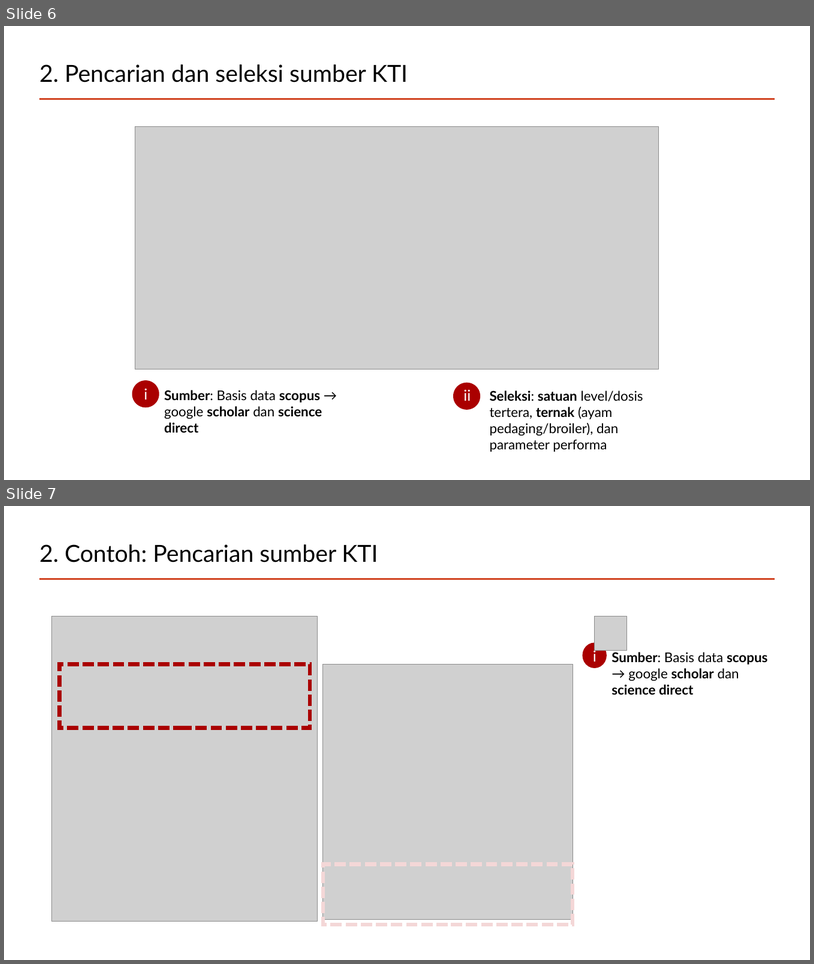
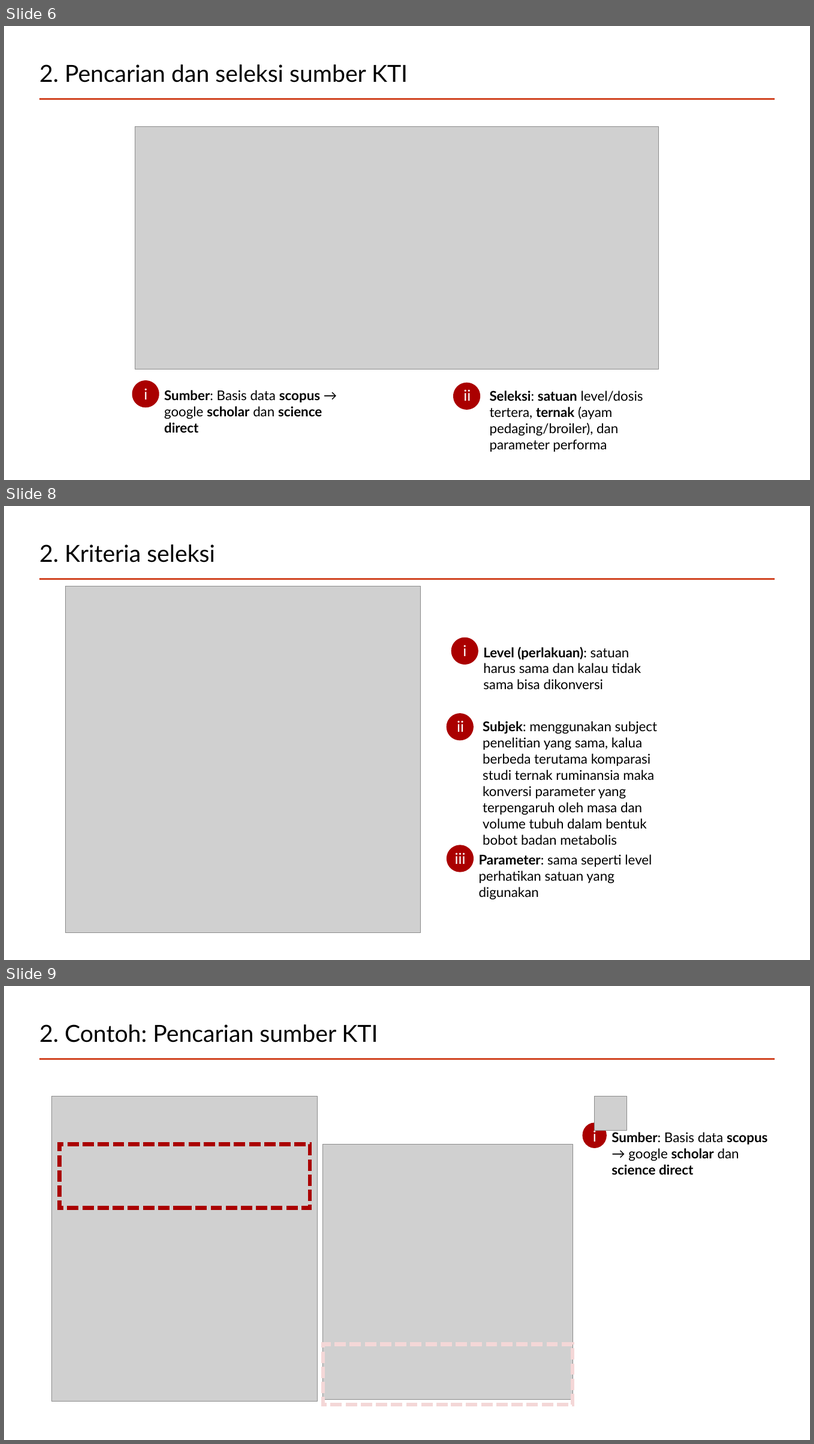
Before and after one commit to mohammad-miftakhus-sholikin/pelatihan-2020-metal, a slide deck: ch3_reference/2022__pendampingan/Presentation_2022__Sholikin_M1.pptx. Shown one above the other, each under a label of ours: slides 6 and 7 before the commit, slides 6, 8 and 9 after it; the slides between them are not shown. The pictures are 814x964 and 814x1444 pixels, drawn with LibreOffice and Linux fonts; fonts in the diff are those of the drawing; grey boxes stand for pictures. Boxes give left, top, right and bottom in pixels: in the first picture for what was removed or moved away, otherwise in the second. Text is boxed around its words. In the diff, an @@ line names an element or a change of style, - is before the commit and + after.

```diff
--- a/ch3_reference/2022__pendampingan/Presentation_2022__Sholikin_M1.pptx
+++ b/ch3_reference/2022__pendampingan/Presentation_2022__Sholikin_M1.pptx
@@ slide 8 added at box(4, 506, 810, 960), background #FFFFFF; not listed: 1 template element that a slide beside it also shows @@
@@ title added at box(39, 544, 215, 562), 28 pt, text #000000 @@
+2. Kriteria seleksi
@@ picture added at box(66, 586, 421, 933) @@
@@ ellipse added at box(452, 637, 479, 664), fill #AA0000 @@
@@ text added at box(463, 645, 467, 656), 18 pt, text #FFFFFF @@
+i
@@ text added at box(483, 646, 641, 689), 16 pt, text #000000 @@
+Level (perlakuan): satuan harus sama dan kalau tidak sama bisa dikonversi
@@ ellipse added at box(447, 713, 474, 740), fill #AA0000 @@
@@ text added at box(457, 720, 464, 732), 18 pt, text #FFFFFF @@
+ii
@@ text added at box(483, 721, 657, 844), 16 pt, text #000000 @@
+Subjek: menggunakan subject penelitian yang sama, kalua berbeda terutama komparasi studi ternak ruminansia maka konversi parameter yang terpengaruh oleh masa dan volume tubuh dalam bentuk bobot badan metabolis
@@ ellipse added at box(447, 845, 474, 872), fill #AA0000 @@
@@ text added at box(455, 852, 466, 864), 18 pt, text #FFFFFF @@
+iii
@@ text added at box(479, 854, 652, 899), 16 pt, text #000000 @@
+Parameter: sama seperti level perhatikan satuan yang digunakan
@@ what was slide 7 is now slide 9 @@
```
Also in this commit, not shown: 5 slides changed, 3 other slides added, 8 slides removed, 10 other files.
